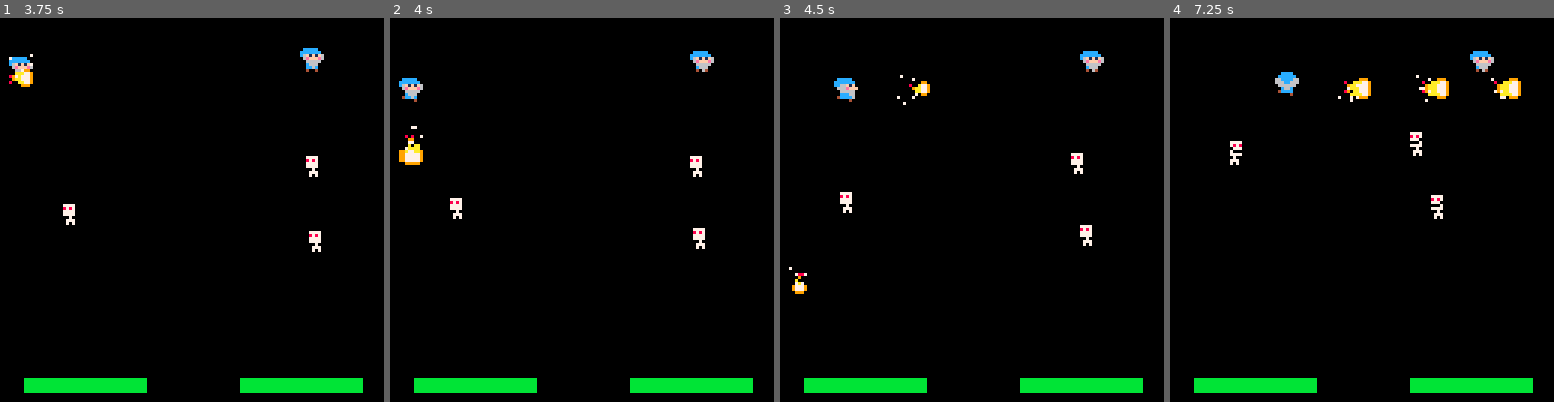
Above: before the commit, frames 1-4 (left to right).
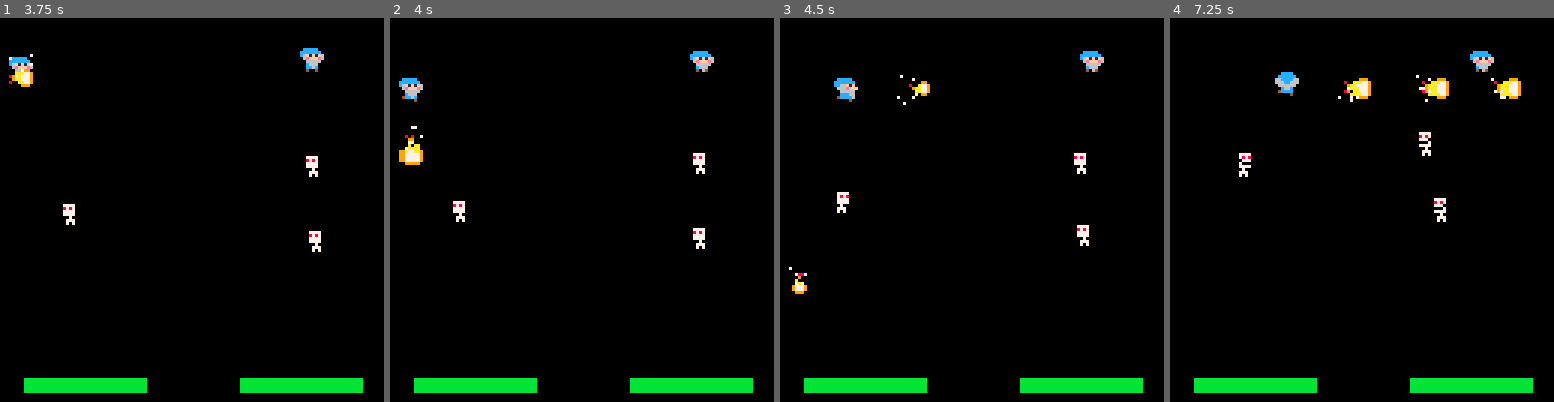
Above: after the commit, the same moments.

Repository: ravertass/wizardkingz
Game: PICO-8 cartridge wizardz.p8
The game is run twice, just before and just after one commit, with the same random seed, the same clock (stepped at 60 frames per second) and the same inputs.
Inputs:
- Up to frame 1 (3.75 s): tap X (X key) at 0.33, 1.07, 1.85, 2.97 s; tap O (Z key) at 0.7, 1.7, 2.1, 2.5, 2.9, 3.3, 3.7 s; hold Right 1.6-2.1 s; hold Up 2.15-2.42 s; hold Right 2.47-3.03 s; hold Left 3.08-3.58 s; hold Down from 3.63 s (still down)
- Up to frame 2 (4 s): release Down at 3.97 s
- Up to frame 3 (4.5 s): hold Right from 4.02 s (still down); tap X (X key) at 4.08 s; tap O (Z key) at 4.1 s
- Up to frame 4 (7.25 s): tap O (Z key) every 0.4 s from 4.5 to 6.9 s; release Right at 4.68 s; hold Up 4.73-5.03 s; hold Left 5.08-5.68 s; tap X (X key) at 5.2, 6.32 s; hold Down 5.73-6.03 s; hold Right 6.08-6.58 s; hold Right 6.63-7.13 s; hold Up from 7.18 s (still down)

Frame 1 is identical in both runs. In frame 2, 0.3% of the frame differs, in the area x 15-83%, y 35-54%; in frame 3, 0.3%; in frame 4, 0.7%, in the area x 15-72%, y 29-54%.

Commit message:
Skeltals walk more randomly

Diff:
--- a/wizardz.p8
+++ b/wizardz.p8
@@ -273,11 +273,15 @@
 end
 
 function update_skeltal(s)
-  follow(pl1, s)
-  -- if rnd(3) > 2 then
-  --   s.x = s.x + rnd(3) - 1.5
-  --   s.y = s.y + rnd(3) - 1.5
-  -- end
+  local action = flr(rnd(10))
+  if action <= 8 then
+    follow(pl1, s)
+  elseif action == 9 then
+    s.x = s.x + rnd(2) - 1
+    s.y = s.y + rnd(2) - 1
+  else
+    -- do nothing
+  end
 end
 
 function update_projectile(f)
